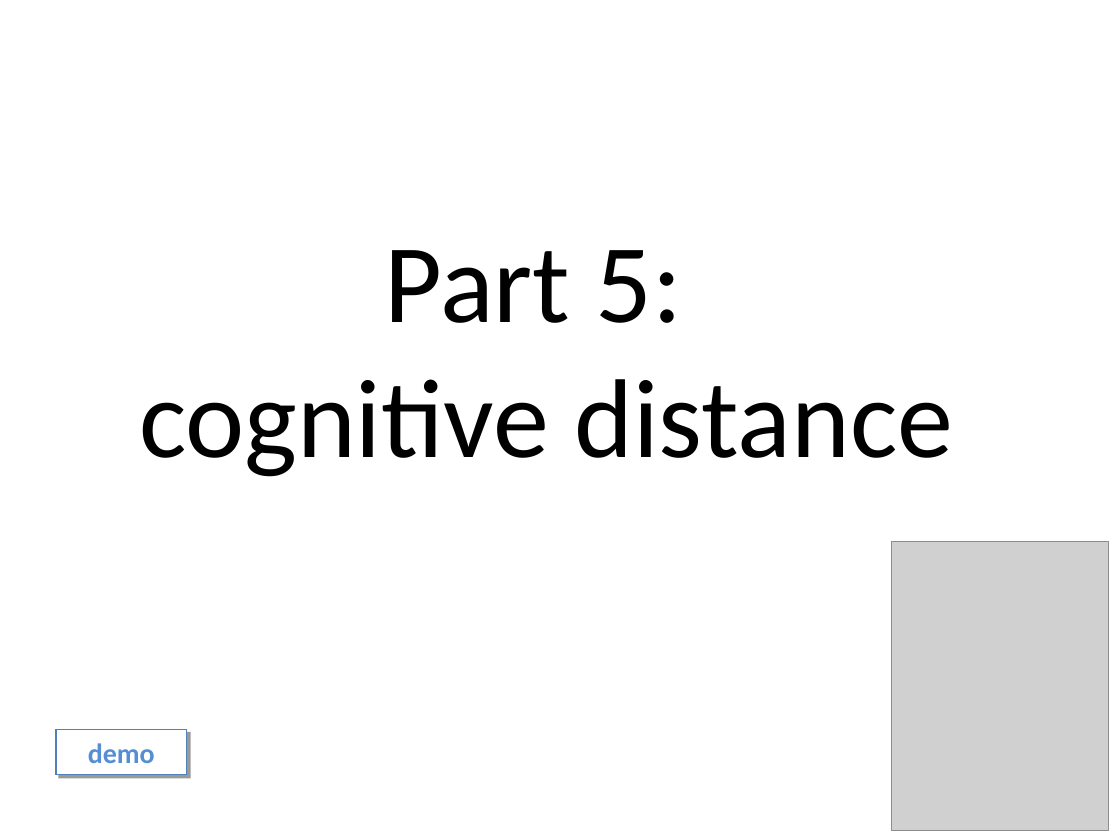
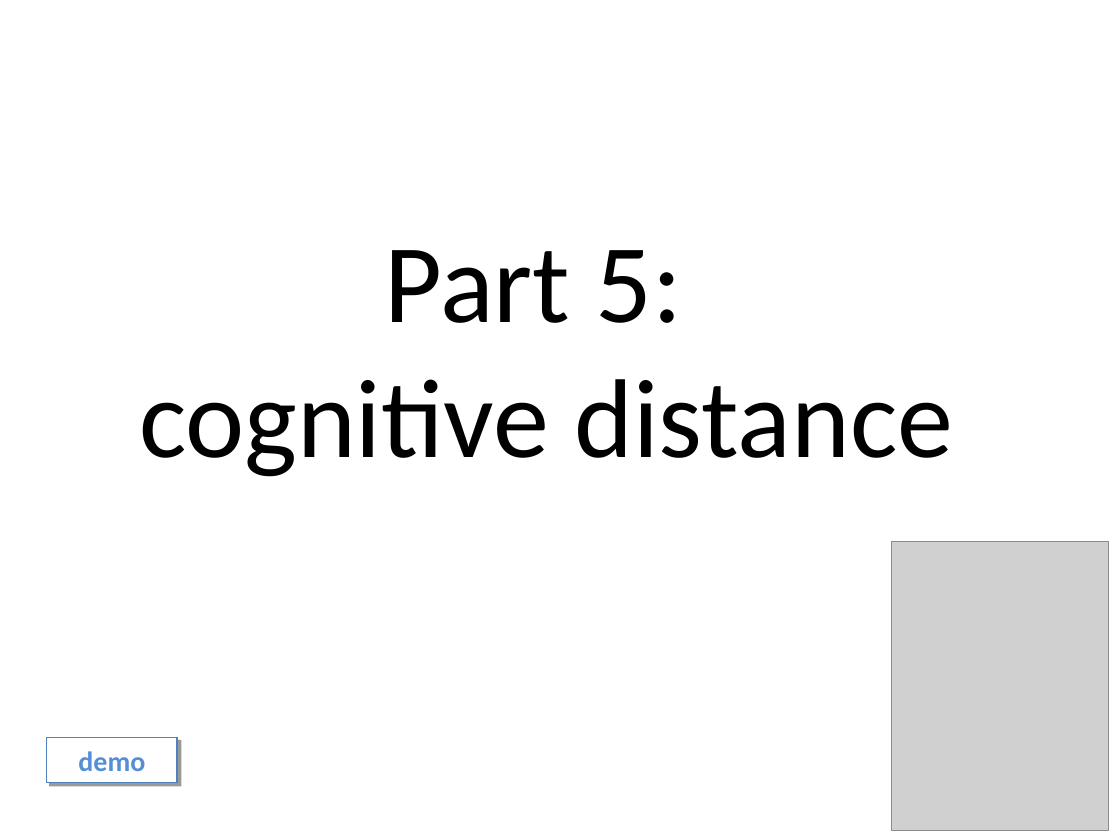
Before and after one commit to benralexander/lv, a slide deck: slide 61 of myD3_latest_c.ppt. Drawn at 1120x840 pixels with LibreOffice and Linux fonts; fonts in the diff are those of the drawing; grey boxes stand for pictures. Boxes give left, top, right and bottom in pixels: in the first picture for what was removed or moved away, otherwise in the second. Text is boxed around its words. In the diff, an @@ line names an element or a change of style, - is before the commit and + after.

```diff
--- a/myD3_latest_c.ppt
+++ b/myD3_latest_c.ppt
@@ rectangle "demo": place and size @@
-rectangle "demo" at [56, 729, 187, 774]
+rectangle "demo" at [47, 737, 178, 782]
```
Also in this commit, not shown: 2 other slides changed, 1 slide added.
